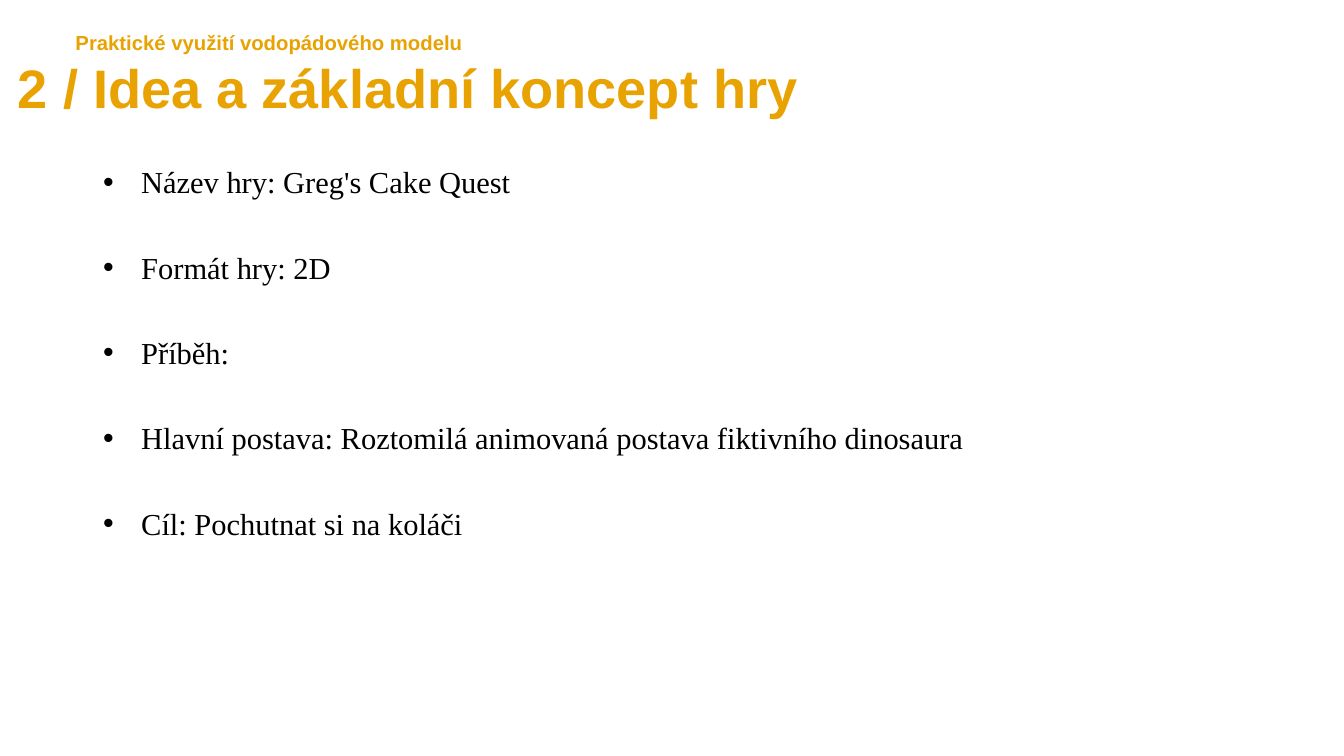
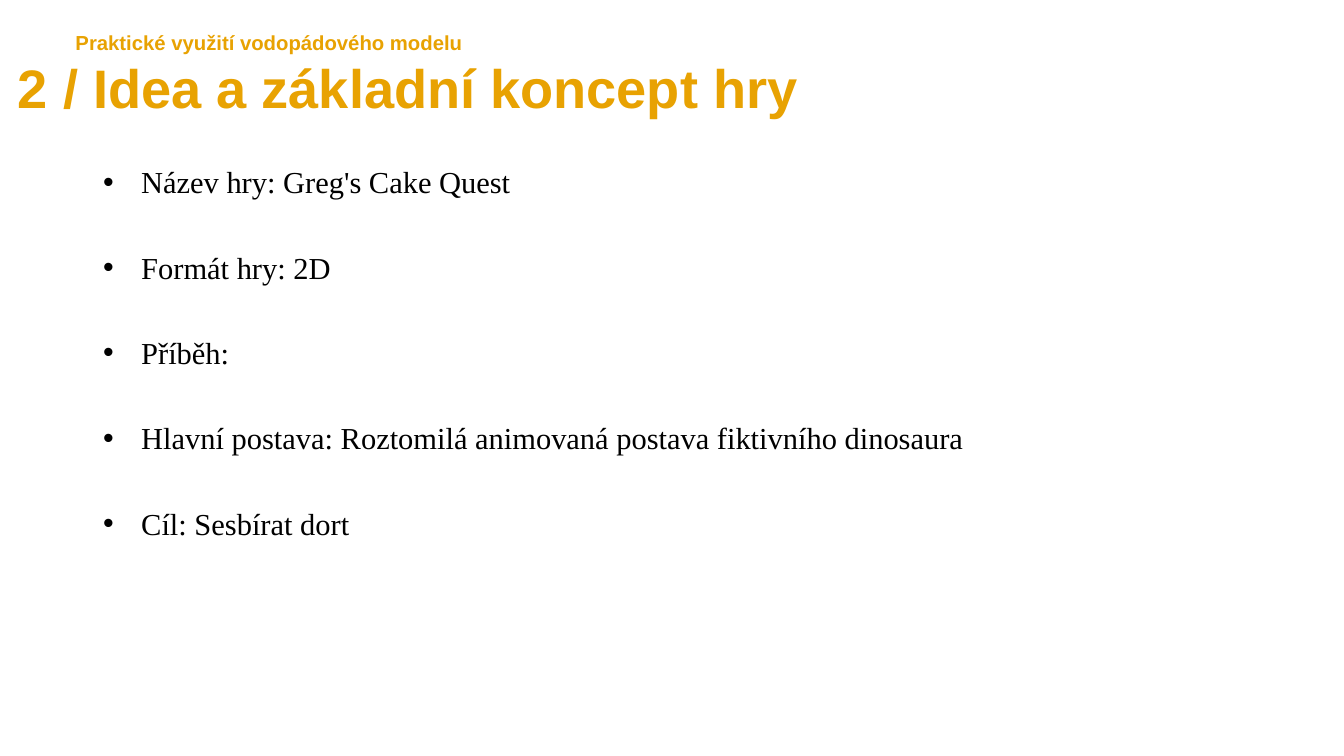
Before and after one commit to marecekroman/GregGame, a slide deck: slide 4 of Gregs Game.pptx. Drawn at 1344x756 pixels with LibreOffice and Linux fonts; fonts in the diff are those of the drawing. Boxes give left, top, right and bottom in pixels: in the first picture for what was removed or moved away, otherwise in the second. Text is boxed around its words. In the diff, an @@ line names an element or a change of style, - is before the commit and + after.

```diff
--- a/Gregs Game.pptx
+++ b/Gregs Game.pptx
@@ text at [141, 513, 349, 536]: text changed @@
-  • Cíl: Pochutnat si na koláči
+  • Cíl: Sesbírat dort
```
Also in this commit, not shown: 7 other slides changed, 1 slide added, 1 other file.
